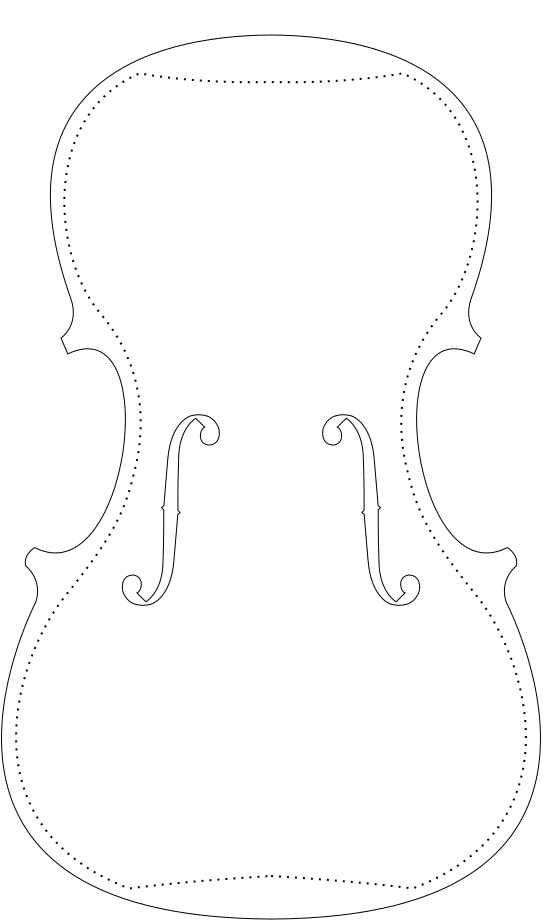
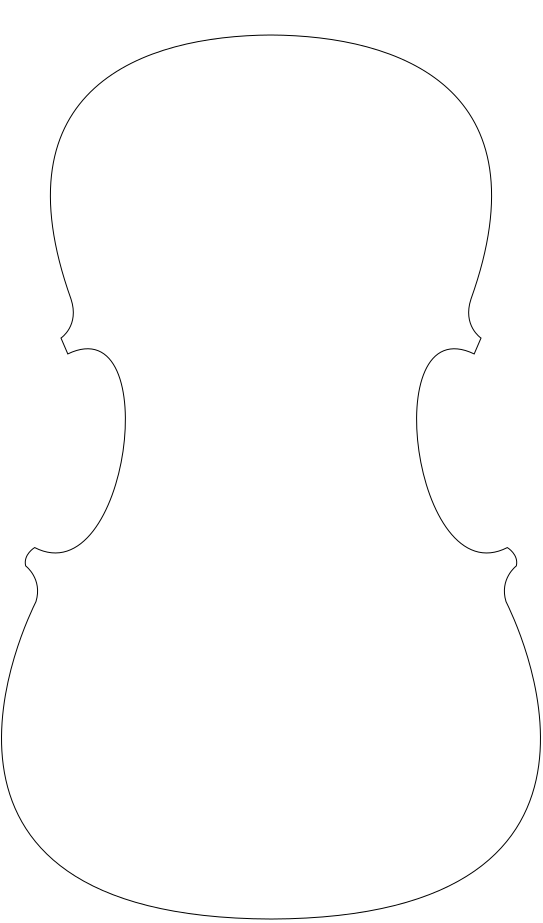
Before/after of a 543 x 923 layered artwork. What changed in the layer stack:
hid "plate inner contour" over [15, 72, 527, 890]
painted on "plate" over [121, 414, 421, 606]
hid "bg" over [15, 72, 527, 890]
